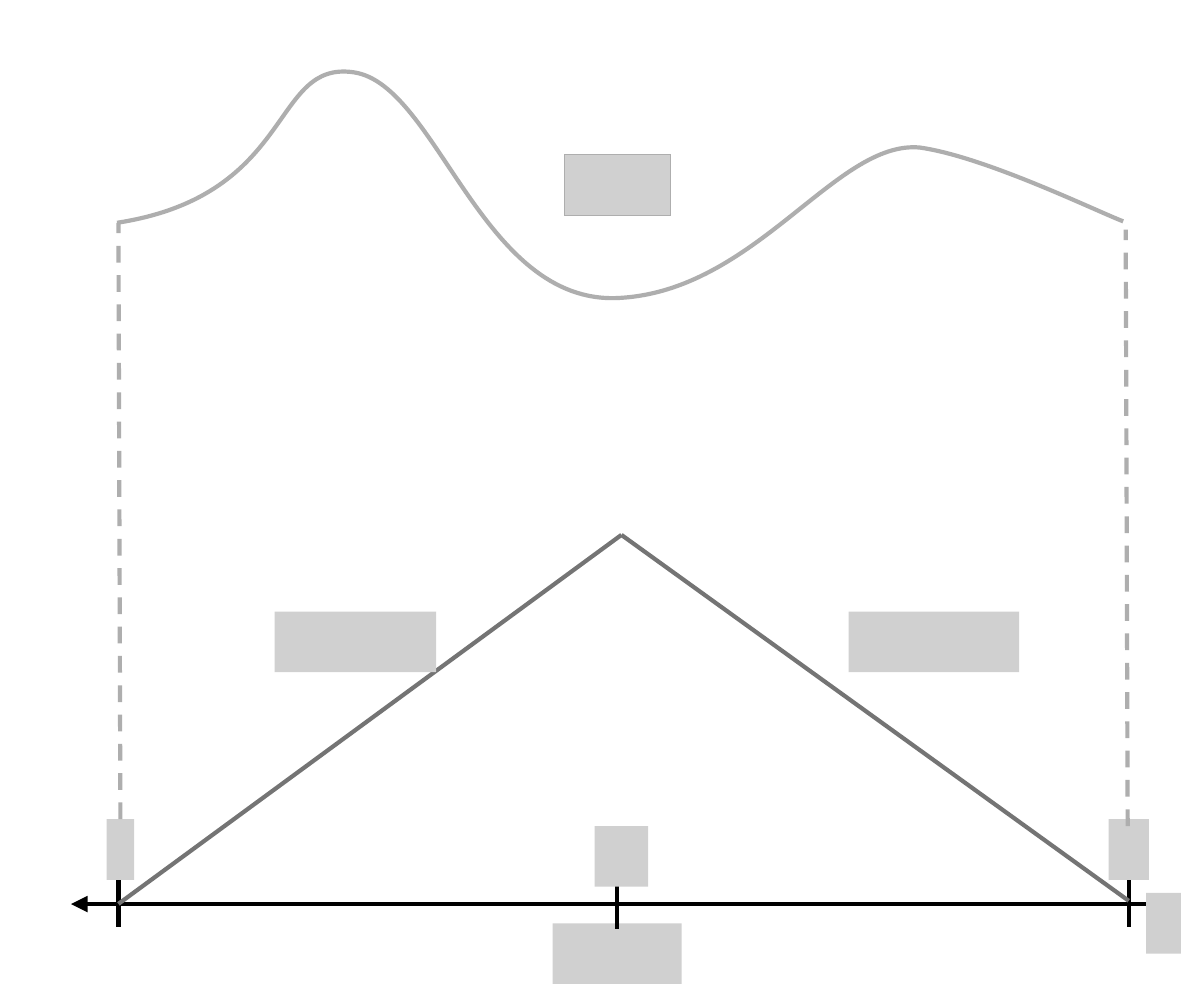
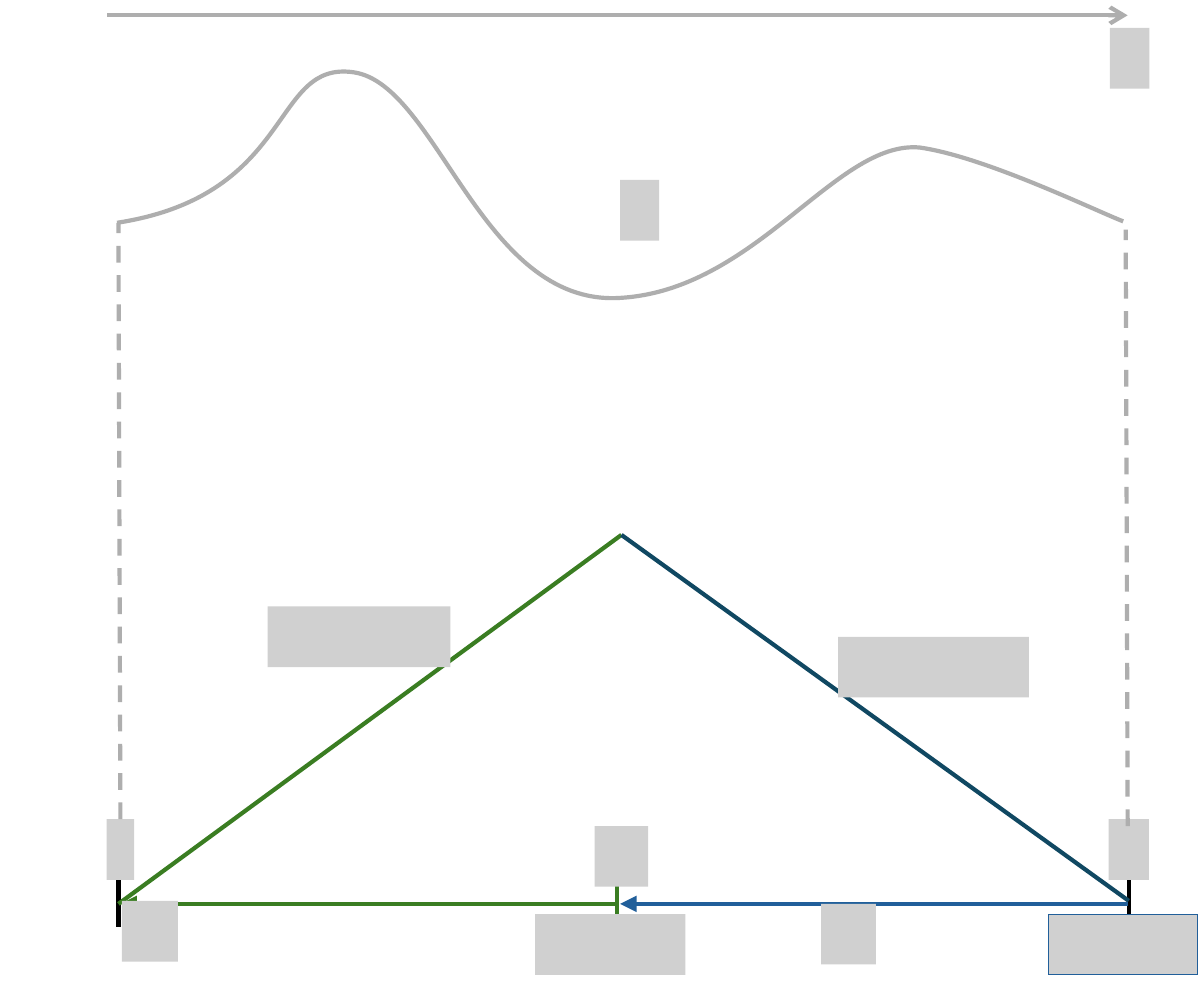
Before and after one commit to lfreeman5/Fall25, a slide deck: slide 1 of FEA/Final_Project/Figures/boundary_integral.pptx. Drawn at 1204x1003 pixels with LibreOffice and Linux fonts; fonts in the diff are those of the drawing; grey boxes stand for pictures. Boxes give left, top, right and bottom in pixels: in the first picture for what was removed or moved away, otherwise in the second. Text is boxed around its words. In the diff, an @@ line names an element or a change of style, - is before the commit and + after.

```diff
--- a/FEA/Final_Project/Figures/boundary_integral.pptx
+++ b/FEA/Final_Project/Figures/boundary_integral.pptx
@@ arrow added from (106, 16) to (1128, 16), #AEAEAE 1.5 pt @@
@@ picture added at (1110,28,1150,88) @@
@@ picture removed at (564,155,670,215) @@
@@ picture added at (620,181,660,241) @@
@@ line (118, 905) - (622, 536): stroke #747474 1.5 pt to #3B7D23 1.5 pt @@
@@ line (1128, 901) - (622, 536): stroke #747474 1.5 pt to #104862 1.5 pt @@
@@ picture: place and size @@
-picture at (275,612,437,672)
+picture at (267,606,449,666)
@@ picture: place and size @@
-picture at (849,612,1019,672)
+picture at (839,636,1029,696)
@@ line (618, 883) - (618, 929): stroke #000000 1.5 pt to #3B7D23 1.5 pt @@
@@ picture removed at (1146,893,1180,953) @@
@@ double arrow removed from (70, 905) to (1164, 905) @@
@@ arrow added from (618, 905) to (120, 905), #3B7D23 1.5 pt @@
@@ picture added at (122,901,179,961) @@
@@ picture: place and size @@
-picture at (552,923,680,983)
+picture at (536,915,686,975)
@@ arrow added from (1128, 905) to (620, 905), #215F9A 1.5 pt @@
@@ picture added at (821,905,875,965) @@
@@ picture added at (1049,915,1198,975) @@
```
Also in this commit, not shown: 16 other files.
